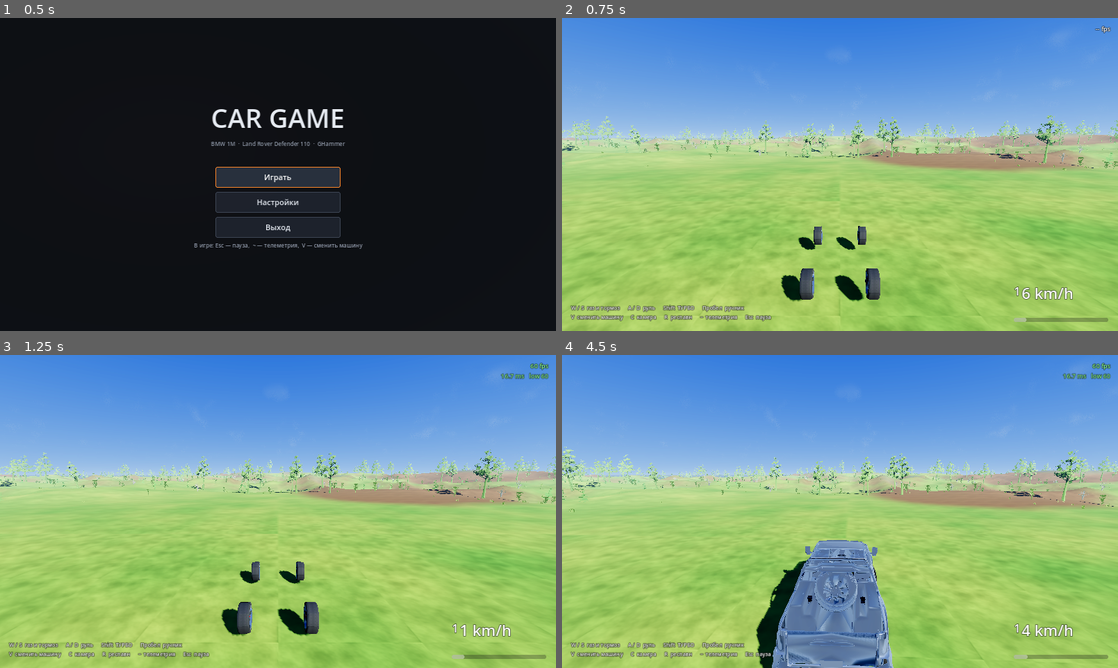
Above: before the commit, frames 1-4 (two rows, left to right).
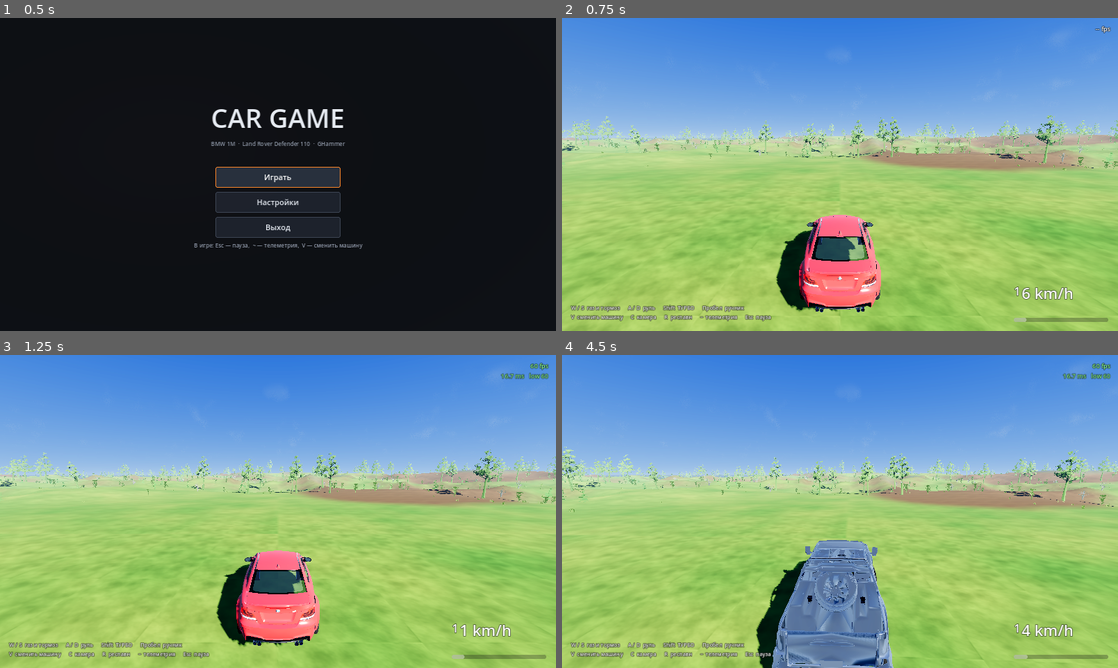
Above: after the commit, the same moments.

Repository: maksummatatov10-spec1231/cargame
Game: Godot game, scene res://scenes/main_menu.tscn
Same seed, same stepped clock (60 frames per second), same inputs: the game is played once before the commit and once after it.
Inputs:
- Up to frame 1 (0.5 s): no input
- Up to frame 2 (0.75 s): click "Играть" at 0.5 s
- Up to frame 3 (1.25 s): no input
- Up to frame 4 (4.5 s): hold D (steer_right) 1.28-2.03 s; hold V (switch_vehicle) 1.28-2.03 s; hold S (drive_backward) 2.03-2.78 s; tap C (toggle_camera) at 2.1, 4.35 s; hold D (steer_right) 2.78-3.53 s; hold Shift (turbo) 2.78-3.53 s; hold W (drive_forward) 3.53-4.28 s; tap V (switch_vehicle) at 3.6 s; hold A (steer_left) from 4.28 s (still down)

Frame 1 is identical in both runs. In frame 2, 4.4% of the frame differs, in the area x 38-58%, y 62-94%; in frame 3, 4.3%; in frame 4, less than 0.1%.

Commit message:
v3.2: put the car back, fix wheel rotation, kill the 15 fps lock-up
1. THE MISSING CAR - my bug from v3.1. The interior hide worked per NODE:
   if any surface on a MeshInstance3D used an interior material, the node was
   switched off. The converter exports the whole body as ONE node with 35
   surfaces, 20 interior and 15 exterior, so hiding the dashboard also hid
   the paint, chassis, lights and glass. Wheels are separate nodes with no
   interior surfaces, which is exactly what the screenshot showed. The mesh
   is now split into two meshes on two nodes, so only the cabin is switched.

2. WHEELS SPINNING BACKWARDS. Godot is right-handed and the car faces -Z, so
   a positive rotation about the wheel's +X carries the top of the tyre
   towards +Z - backwards. spin is positive when driving forward, so the
   angle needed negating. Verified: rotating (0, 0.33, 0) by +0.3 rad about
   +X gives z = +0.098.

   The jerking was separate: update_visuals integrated the angle on the
   render clock while the wheel mesh moves on the physics clock. The angle is
   now integrated in update_spin and interpolated for display.

3. THE 15 FPS LOCK-UP - also mine, from v2.8. main.cpp:4031 clamps physics
   catch-up to max_physics_steps_per_frame; when the game falls behind it
   replays that many full ticks in one frame, which makes that frame long
   too, and it saturates at exactly physics_hz / max_steps. 120/8 = 15.0 fps,
   an exact match. I raised it from 4 to 8 in v2.8 to stop time dilating
   below 30 fps - a real problem, but it moved the lock-up floor to 15 and
   doubled the depth of the spiral. Now 3: floor 40 fps.

   Measured 60 and 90 Hz physics as alternatives and rejected them: 60 Hz
   costs 0.8 s on the 0-100 (4.92 -> 5.72 s) because the tyre relaxation
   integrates differently.

4. Engine power setting, 25%-300%, scaling from the vehicle's designed
   torque rather than compounding. Measured: 50% -> 9.33 s to 100, 100% ->
   4.92 s, 200% -> 3.78 s with peak slip rising 0.33 -> 0.78.

5. Four wheel drive switchable for the BMW. Measured 40/60 split reaching
   the front axle, rear drive still sending nothing forward, and 4WD
   out-launching RWD once power exceeds rear grip (3.34 s vs 3.78 s at 200%).

The mirror simulator did not model either setting, so it would have passed
whatever I wrote. Added both to it first, then the tests.

Also resolved a genuine conflict between two of my own checks: one demanded
a low physics floor (no slow motion), the other a high one (no lock-up).
The lock-up is far worse, so the value is chosen against it and the check
now guards the band.

Co-authored-by: arena-agent <297053741+arena-agent@users.noreply.github.com>

Diff:
--- a/project.godot
+++ b/project.godot
@@ -132,13 +132,31 @@
 common/physics_ticks_per_second=120
 ; How many physics ticks a single frame may run.
 ;
-; This was 4, which sounds conservative but has a nasty edge: at 120 Hz
-; physics the engine needs 120/fps ticks per frame, so 4 ticks only covers
-; down to 30 fps. Below that it cannot keep up and simulated time simply runs
-; slow - at 20 fps the car moves at 67% speed. A machine that is already
-; struggling then also goes into slow motion, which is exactly the wrong
-; failure mode. 8 is the engine default and covers down to 15 fps.
-common/max_physics_steps_per_frame=8
+; THIS IS THE "sometimes it drops to 15 fps" BUG, and it was my doing.
+;
+; main.cpp:4031 clamps the catch-up:
+;     if (advance.physics_steps > max_physics_steps) {
+;         process_step -= (advance.physics_steps - max_physics_steps) * physics_step;
+;         advance.physics_steps = max_physics_steps;
+;     }
+; so when the game falls behind it replays up to max_physics_steps full
+; vehicle ticks inside one frame. Those make that frame long too, which owes
+; more ticks, and it saturates - parking the frame rate at exactly
+; physics_hz / max_physics_steps and staying there.
+;
+; At 120 Hz with 8 steps that floor is 120/8 = 15.0 fps. An exact match for
+; the reported number, and it explains why it locks at 15 rather than
+; wandering around.
+;
+; I raised this from 4 to 8 in v2.8 to stop simulated time dilating below
+; 30 fps, which was a real problem - but it moved the lock-up floor from
+; 30 fps down to 15 and made the spiral twice as deep.
+;
+; 3 puts the floor at 120/3 = 40 fps: the game can no longer lock itself
+; below 40, one hitch can only ever cost three ticks of catch-up, and time
+; still runs true down to 40 fps. Slower than that and the clock slows
+; instead of the game seizing, which is the better failure of the two.
+common/max_physics_steps_per_frame=3
 common/physics_jitter_fix=0.5
 3d/default_gravity=9.81
 3d/solver/solver_iterations=24
--- a/scripts/car_model.gd
+++ b/scripts/car_model.gd
@@ -58,7 +58,7 @@
 	var root := model_scene.instantiate()
 	add_child(root)
 	_collect(root)
-	_find_interior(root)
+	_split_interior(root)
 	# The wheels are moved out of the imported scene and under the RayWheels.
 	# Deferring it keeps Godot from complaining about re-parenting while the
 	# tree is still being set up.
@@ -84,26 +84,95 @@
 		_collect(child)
 
 
-## Collects the cabin surfaces so they can be switched off in the chase view.
-func _find_interior(node: Node) -> void:
+## Splits the cabin surfaces off into their own MeshInstance3D.
+##
+## This has to work per SURFACE, not per node, and getting that wrong is what
+## broke v3.1: the converter exports the whole car body as ONE node carrying
+## 35 surfaces, 20 interior and 15 exterior. The old code saw "this node has
+## an interior surface" and hid the node, which took the paint, the chassis,
+## the lights and the glass with it - leaving four wheels floating over the
+## grass. The wheels survived only because they are separate nodes.
+##
+## Godot has no way to hide an individual surface: visibility lives on the
+## node. So the mesh is rebuilt as two meshes - exterior and interior - on
+## two nodes, and the interior node is the one that gets switched.
+func _split_interior(node: Node) -> void:
+	var children := node.get_children()
 	var mesh_node := node as MeshInstance3D
 	if mesh_node != null and mesh_node.mesh != null:
-		var interior := false
-		for i in mesh_node.mesh.get_surface_count():
-			var mat := mesh_node.mesh.surface_get_material(i)
-			if mat == null:
-				continue
-			var id := String(mat.resource_name).to_lower()
-			for token in INTERIOR_MATERIALS:
-				if id.contains(token):
-					interior = true
-					break
-			if interior:
-				break
-		if interior:
-			_interior.append(mesh_node)
-	for child in node.get_children():
-		_find_interior(child)
+		_split_mesh_node(mesh_node)
+	for child in children:
+		_split_interior(child)
+
+
+func _split_mesh_node(mesh_node: MeshInstance3D) -> void:
+	var source := mesh_node.mesh
+	var count := source.get_surface_count()
+	if count == 0:
+		return
+
+	var interior_surfaces: Array[int] = []
+	var exterior_surfaces: Array[int] = []
+	for i in count:
+		if _is_interior_surface(source, i):
+			interior_surfaces.append(i)
+		else:
+			exterior_surfaces.append(i)
+
+	# Nothing to do if the node is entirely one or the other. A wholly
+	# interior node can simply be switched as-is.
+	if interior_surfaces.is_empty():
+		return
+	if exterior_surfaces.is_empty():
+		_interior.append(mesh_node)
+		return
+
+	var exterior_mesh := _mesh_from_surfaces(source, exterior_surfaces)
+	var interior_mesh := _mesh_from_surfaces(source, interior_surfaces)
+	if exterior_mesh == null or interior_mesh == null:
+		return
+
+	# The original node keeps the exterior, so every other reference to it -
+	# the body_part lookup, the reparenting - still points at the right thing.
+	mesh_node.mesh = exterior_mesh
+
+	var cabin := MeshInstance3D.new()
+	cabin.name = String(mesh_node.name) + "_interior"
+	cabin.mesh = interior_mesh
+	cabin.transform = Transform3D.IDENTITY
+	# The cabin is enclosed by the bodywork, so it never needs to cast.
+	cabin.cast_shadow = GeometryInstance3D.SHADOW_CASTING_SETTING_OFF
+	mesh_node.add_child(cabin)
+	_interior.append(cabin)
+
+
+func _is_interior_surface(source: Mesh, index: int) -> bool:
+	var mat := source.surface_get_material(index)
+	if mat == null:
+		return false
+	# resource_name is the property; get_name() is the same value on every
+	# Resource (core/io/resource.h:105). The glTF importer fills it with the
+	# material name from the file.
+	var id := String(mat.resource_name).to_lower()
+	for token in INTERIOR_MATERIALS:
+		if id.contains(token):
+			return true
+	return false
+
+
+## Builds a new mesh containing only the listed surfaces of the source.
+func _mesh_from_surfaces(source: Mesh, surfaces: Array[int]) -> ArrayMesh:
+	var out := ArrayMesh.new()
+	for index in surfaces:
+		var arrays := source.surface_get_arrays(index)
+		if arrays.is_empty():
+			continue
+		out.add_surface_from_arrays(Mesh.PRIMITIVE_TRIANGLES, arrays)
+		out.surface_set_material(out.get_surface_count() - 1,
+			source.surface_get_material(index))
+	if out.get_surface_count() == 0:
+		return null
+	return out
 
 
 ## Shows or hides the cabin. Called by the camera when the view changes.
--- a/scripts/game.gd
+++ b/scripts/game.gd
@@ -84,6 +84,16 @@
 	vehicle.name = "Vehicle"
 	add_child(vehicle)
 
+	# A freshly spawned vehicle has never seen the settings, and the settings
+	# autoload only walks the tree when something changes - so push the
+	# current tuning into it here.
+	var settings := get_tree().root.get_node_or_null("GameSettings")
+	if settings != null:
+		vehicle.apply_tuning(
+			float(settings.get("engine_power")),
+			bool(settings.get("force_awd")),
+			float(settings.get("front_split")))
+
 	var point := spawn_transform(float(entry["drop"]))
 	vehicle.global_transform = point
 	vehicle.set_spawn(point)
--- a/scripts/game_settings.gd
+++ b/scripts/game_settings.gd
@@ -61,6 +61,16 @@
 ## much GEOMETRY enters the shadow passes, which costs far more than the map
 ## resolution does.
 var shadow_distance := 190.0
+## Engine power, as a multiplier on the vehicle's designed peak torque.
+## 1.0 is the real car. The traction control sizes itself from the tyres'
+## grip, not from the engine, so raising this makes the car harder to drive
+## rather than simply faster.
+var engine_power := 1.0
+## Drive all four wheels, whatever the vehicle was designed with. The BMW is
+## rear-wheel drive as standard; the Defender and the pickup are already 4WD.
+var force_awd := false
+## Share of torque sent to the front axle when four wheel drive is on.
+var front_split := 0.4
 ## Screen resolution scale. Below 1.0 the 3D scene renders smaller and is
 ## upscaled; the UI stays sharp. The single most effective control there is
 ## when the GPU is fill-rate bound.
@@ -112,6 +122,9 @@
 		var light := node as DirectionalLight3D
 		if light != null and light.shadow_enabled:
 			light.directional_shadow_max_distance = shadow_distance
+		var vehicle := node as Vehicle
+		if vehicle != null:
+			vehicle.apply_tuning(engine_power, force_awd, front_split)
 
 
 func _find_all(node: Node) -> Array[Node]:
@@ -191,6 +204,24 @@
 			return "Высокие"
 
 
+func set_engine_power(value: float) -> void:
+	engine_power = clampf(value, 0.25, 3.0)
+	apply()
+	save_settings()
+
+
+func set_force_awd(value: bool) -> void:
+	force_awd = value
+	apply()
+	save_settings()
+
+
+func set_front_split(value: float) -> void:
+	front_split = clampf(value, 0.0, 1.0)
+	apply()
+	save_settings()
+
+
 func set_render_scale(value: float) -> void:
 	render_scale = clampf(value, 0.5, 1.0)
 	apply()
@@ -251,6 +282,9 @@
 	cfg.set_value("video", "shadow_size", shadow_size)
 	cfg.set_value("video", "shadow_distance", shadow_distance)
 	cfg.set_value("video", "render_scale", render_scale)
+	cfg.set_value("car", "engine_power", engine_power)
+	cfg.set_value("car", "force_awd", force_awd)
+	cfg.set_value("car", "front_split", front_split)
 	cfg.set_value("world", "vegetation_density", vegetation_density)
 	cfg.save(SAVE_PATH)
 
@@ -268,5 +302,8 @@
 	shadow_size = int(cfg.get_value("video", "shadow_size", shadow_size))
 	shadow_distance = float(cfg.get_value("video", "shadow_distance", shadow_distance))
 	render_scale = float(cfg.get_value("video", "render_scale", render_scale))
+	engine_power = float(cfg.get_value("car", "engine_power", engine_power))
+	force_awd = bool(cfg.get_value("car", "force_awd", force_awd))
+	front_split = float(cfg.get_value("car", "front_split", front_split))
 	vegetation_density = float(
 		cfg.get_value("world", "vegetation_density", vegetation_density))
--- a/scripts/settings_menu.gd
+++ b/scripts/settings_menu.gd
@@ -146,6 +146,59 @@
 	glow_box.toggled.connect(func(on: bool) -> void: GameSettings.set_glow(on))
 	body.add_child(MenuTheme.make_row("Свечение", glow_box, ""))
 
+	# --- engine power ------------------------------------------------------ #
+	var power := HSlider.new()
+	power.min_value = 0.25
+	power.max_value = 3.0
+	power.step = 0.05
+	power.value = GameSettings.engine_power
+	power.custom_minimum_size = Vector2(300.0, 28.0)
+	var power_value := Label.new()
+	power_value.label_settings = MenuTheme.label_settings(17, MenuTheme.ACCENT)
+	power_value.text = _power_text(GameSettings.engine_power)
+	power.value_changed.connect(func(v: float) -> void:
+		power_value.text = _power_text(v)
+		GameSettings.set_engine_power(v))
+	var power_row := HBoxContainer.new()
+	power_row.add_theme_constant_override("separation", 12)
+	power_row.add_child(power)
+	power_row.add_child(power_value)
+	body.add_child(MenuTheme.make_row("Мощность двигателя", power_row,
+		"Множитель к заводскому моменту. 100% — настоящая машина. "
+		+ "Противобуксовочная система считает предел по сцеплению шин, а не "
+		+ "по мотору, поэтому выше 150% машина не столько едет быстрее, "
+		+ "сколько становится злее."))
+
+	# --- all wheel drive --------------------------------------------------- #
+	var awd := CheckBox.new()
+	awd.text = "Полный привод"
+	awd.button_pressed = GameSettings.force_awd
+	awd.add_theme_font_size_override("font_size", 17)
+	awd.toggled.connect(func(on: bool) -> void: GameSettings.set_force_awd(on))
+	body.add_child(MenuTheme.make_row("Привод", awd,
+		"BMW 1M заднеприводная; галочка делает её полноприводной. Defender и "
+		+ "GHammer полноприводные всегда — их выключить нельзя."))
+
+	var split := HSlider.new()
+	split.min_value = 0.0
+	split.max_value = 1.0
+	split.step = 0.05
+	split.value = GameSettings.front_split
+	split.custom_minimum_size = Vector2(300.0, 28.0)
+	var split_value := Label.new()
+	split_value.label_settings = MenuTheme.label_settings(17, MenuTheme.ACCENT)
+	split_value.text = _split_text(GameSettings.front_split)
+	split.value_changed.connect(func(v: float) -> void:
+		split_value.text = _split_text(v)
+		GameSettings.set_front_split(v))
+	var split_row := HBoxContainer.new()
+	split_row.add_theme_constant_override("separation", 12)
+	split_row.add_child(split)
+	split_row.add_child(split_value)
+	body.add_child(MenuTheme.make_row("Развесовка привода", split_row,
+		"Сколько момента уходит на перед. 40% — задний уклон, машина живее в "
+		+ "поворотах; 50% — нейтрально."))
+
 	# --- frame rate limit ------------------------------------------------ #
 	_fps_value = Label.new()
 	_fps_value.label_settings = MenuTheme.label_settings(19, MenuTheme.ACCENT)
@@ -237,6 +290,14 @@
 	back.grab_focus()
 
 
+func _power_text(value: float) -> String:
+	return "%d%%" % roundi(value * 100.0)
+
+
+func _split_text(value: float) -> String:
+	return "%d / %d" % [roundi(value * 100.0), roundi((1.0 - value) * 100.0)]
+
+
 func _step_preset(direction: int) -> void:
 	GameSettings.set_quality_preset(
 		wrapi(GameSettings.quality_preset + direction, 0, 3))
--- a/scripts/vehicle.gd
+++ b/scripts/vehicle.gd
@@ -185,6 +185,13 @@
 var _spawn_transform := Transform3D.IDENTITY
 var _wheelbase := 2.63
 var _track := 1.49
+var _base_peak_torque := 450.0
+var _base_all_wheel_drive := false
+var _base_front_split := 0.4
+var _tuning_captured := false
+var _pending_power := 1.0
+var _pending_awd := false
+var _pending_split := 0.4
 
 var _terrain : Terrain
 
@@ -229,6 +236,14 @@
 	_spawn_transform = global_transform
 	_apply_inertia_tensor()
 
+	# Remember what the vehicle was designed with, so the settings menu scales
+	# from the real figures rather than compounding on its own last value.
+	_base_peak_torque = peak_torque
+	_base_all_wheel_drive = all_wheel_drive
+	_base_front_split = front_torque_split
+	_tuning_captured = true
+	_apply_pending_tuning()
+
 	# The terrain is a sibling in the main scene; found once rather than
 	# searched for every tick.
 	var found := get_tree().get_nodes_in_group("terrain")
@@ -240,6 +255,38 @@
 	for w in _wheels:
 		var share := 0.5 * (front_weight_bias if w.is_steering else 1.0 - front_weight_bias)
 		w.supported_mass = mass * share
+
+
+## Applies the player's tuning from the settings menu.
+##
+## Scaling is always from the vehicle's designed figures, never from whatever
+## the values happen to be now - otherwise moving the slider twice would
+## multiply twice. Safe to call before _ready(); the values are stored and
+## applied once the originals have been captured.
+func apply_tuning(power: float, awd: bool, front_split: float) -> void:
+	_pending_power = maxf(power, 0.05)
+	_pending_awd = awd
+	_pending_split = clampf(front_split, 0.0, 1.0)
+	if _tuning_captured:
+		_apply_pending_tuning()
+
+
+func _apply_pending_tuning() -> void:
+	peak_torque = _base_peak_torque * _pending_power
+
+	# Four wheel drive can be forced on, but never off for a vehicle that is
+	# built as 4WD - the Defender and the pickup have no rear-drive gearbox
+	# and turning it off would just make them worse for no reason.
+	all_wheel_drive = _base_all_wheel_drive or _pending_awd
+	if all_wheel_drive:
+		front_torque_split = _pending_split if not _base_all_wheel_drive \
+			else _base_front_split
+
+	# The wheels have to agree, because _driven() and the traction control
+	# both read is_driven, and the differential splits per axle.
+	ensure_wheels()
+	for w in _wheels:
+		w.is_driven = all_wheel_drive or not w.is_steering
 
 
 ## A box inertia tensor built from the real dimensions of the car keeps the
--- a/scripts/wheel.gd
+++ b/scripts/wheel.gd
@@ -176,6 +176,7 @@
 var _lag_tan_alpha := 0.0           ## relaxation-filtered tan(slip angle)
 var _mf_stiffness := 1.685211       ## B, solved so the peak lands exactly at s = 1
 var _filtered_normal := Vector3.UP
+var _prev_spin_angle := 0.0         ## spin_angle one physics tick ago
 
 func _ready() -> void:
 	_inertia = 0.5 * wheel_mass * tyre_radius * tyre_radius
@@ -200,6 +201,8 @@
 	slip_ratio = 0.0
 	slip_angle = 0.0
 	spring_force = 0.0
+	spin_angle = 0.0
+	_prev_spin_angle = 0.0
 	_filtered_normal = Vector3.UP
 	tyre_force = Vector2.ZERO
 	drive_torque = 0.0
@@ -467,7 +470,15 @@
 
 
 ## Integrates the wheel's own rotation from the drive, brake and road torques.
+##
+## The visual angle is advanced here, on the physics tick, rather than in
+## update_visuals(). The wheel mesh is a child of this RayCast3D and therefore
+## moves on the physics clock; advancing its spin on the render clock instead
+## put the two on different clocks and made the wheels look like they were
+## stuttering against the car. Same class of bug as the camera in v3.0.
 func update_spin(delta: float) -> void:
+	_prev_spin_angle = spin_angle
+	spin_angle = wrapf(spin_angle + spin * delta, -TAU, TAU)
 	var road_torque := -tyre_force.x * tyre_radius
 	var net := drive_torque + road_torque
 	# Accelerating the wheel also means accelerating the engine and gearbox
@@ -537,10 +548,16 @@
 
 ## Drives the wheel meshes. Called every rendered frame so the animation stays
 ## smooth even though the physics runs at a fixed tick rate.
-func update_visuals(delta: float) -> void:
+func update_visuals(_delta: float) -> void:
 	if wheel_visual == null and hub_visual == null:
 		return
-	spin_angle = wrapf(spin_angle + spin * delta, -TAU, TAU)
+
+	# Interpolate the angle between the last two physics ticks, so the wheel
+	# is on the same clock as the body it is bolted to.
+	var f := Engine.get_physics_interpolation_fraction()
+	var angle := _prev_spin_angle + wrapf(spin_angle - _prev_spin_angle,
+		-PI, PI) * clampf(f, 0.0, 1.0)
+
 	# The wheel meshes are children of this RayCast3D, which is already yawed by
 	# set_steer(), so the steering animation comes for free and only the
 	# suspension lift, the camber and the rolling spin are applied here.
@@ -551,4 +568,10 @@
 		hub_visual.rotation = Vector3(0.0, 0.0, camber)
 	if wheel_visual:
 		wheel_visual.position.y = lift
-		wheel_visual.rotation = Vector3(spin_angle, 0.0, camber)
+		# NEGATED. Godot is right-handed and the car faces -Z, so a positive
+		# rotation about the wheel's +X axis carries the top of the tyre
+		# towards +Z - backwards. `spin` is positive when driving forward
+		# (slip = spin * radius - v_long, with v_long positive forwards), so
+		# feeding it in directly span the wheels the wrong way. Verified:
+		# rotating (0, 0.33, 0) by +0.3 rad about +X gives z = +0.098.
+		wheel_visual.rotation = Vector3(-angle, 0.0, camber)
Not shown, added: release/CarGame-v3.2-godot4.3.zip
Not shown, changed: tools/project_check.py
Not shown, changed: tools/render_check.py
Not shown, changed: tools/sim_check.py
